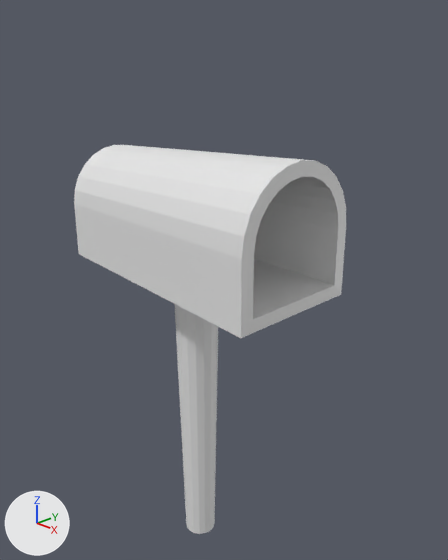
The Blender file Happy Scrap - Mel & Ali/Mailbox/mailbox.blend: old version first, new version second.
The view is the same before and after, from a 50 mm camera at (2.01, -1.74, 2.32) aimed at (0.13, 0.05, 1.32). The axes (+X, +Y, +Z) are drawn at lower left. The lights are the same throughout.
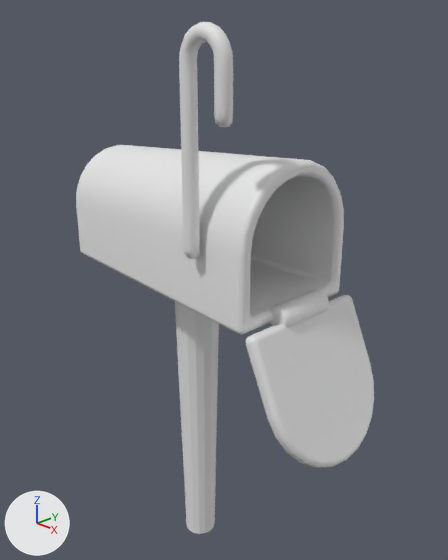
Edits to the bpy script that builds the scene:
```text
Change me_cube_001:
    where me_cube_001.from_pydata(...)  # 60 vertices, 47 faces; spans x -0.587..0.591, y -0.302..0.302, z -0.099..0.505
    used by ob_cube; location = (0.0, 0.0, 1.418)
    me_cube_001 part 1: 47 kept faces spanning x -0.587..0.591, y -0.302..0.302, z -0.099..0.505 are now shaded smooth
Change me_cube_002:
    used by ob_cube_001; location = (0.0, 0.0, 1.418)
    remove me_cube_002.from_pydata(...)  # 15 vertices, 1 face; spans x 0.587, y -0.302..0.302, z -0.099..0.505
    add me_cube_002.from_pydata(...)  # 54 vertices, 31 faces; spans x -0.083..0.022, y -0.302..0.302, z -0.069..0.604
    me_cube_002 part 2: 54 vertices added at x -0.083..0.022, y -0.302..0.302, z -0.069..0.604
    me_cube_002 part 3: the surface is now shaded smooth
Add me_vert_001:
    me_vert_001.from_pydata(...)  # 336 vertices, 338 faces; spans x -0.03..0.2, y -0.03..0.03, z 0.0..0.803
    me_vert_001.polygons.foreach_set('use_smooth', [True] * 338)
Change ob_cube:
    add _m = ob_cube.modifiers.new('Bevel', 'BEVEL')
    add _m.width = 0.025
    add _m.width_pct = 0.025
    add _m.segments = 3
    add _m.use_clamp_overlap = False
    add _m.harden_normals = True
    add _m.miter_outer = 'MITER_ARC'
Change ob_cube_001:
    remove ob_cube_001.hide_set(True)
    ob_cube_001.location: (0.0, 0.0, 1.418) -> (0.587, 0.0, 1.32)
    ob_cube_001.rotation_euler: (0.0, 0.0, 0.0) -> (0.0, 2.723, 0.0)  # degrees (0, 0, 0) -> degrees (0, 156, 0)
    add _m = ob_cube_001.modifiers.new('Bevel', 'BEVEL')
    add _m.width = 0.025
    add _m.width_pct = 0.025
    add _m.segments = 3
    add _m.angle_limit = 0.611
    add _m.use_clamp_overlap = False
    add _m.harden_normals = True
    add _m.miter_outer = 'MITER_ARC'
Add ob_vert:
    ob_vert = bpy.data.objects.new('Vert', me_vert_001)
    ob_vert.location = (0.354, -0.327, 1.575)
```

Where the change shows, as pixel boxes (x1, y1, x2, y2) in the pictures (448 x 560 px):
'Cube', modifiers changed: before (74, 145, 346, 338); after (76, 145, 344, 334)
'Cube.001', shown: after (245, 290, 374, 468)
'Vert', added: after (179, 22, 233, 259)
part 2 of me_cube_002, added: after (245, 290, 374, 468)
